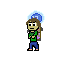
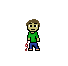
Before/after of a 68x66 layered artwork. What changed in the layer stack:
added group "Player/Link Idlle" with 6 layers above "Idle" over (25, 18, 42, 51)
added layer "Facing Foward copy 7" in group "Player/Link Idlle" over (25, 19, 40, 51)
added group "Fusion Explosion" with 5 layers above "Player/Brit Ability" over (25, 10, 45, 51)
hid "Sideway Left Attack 4" over (26, 10, 45, 51)
